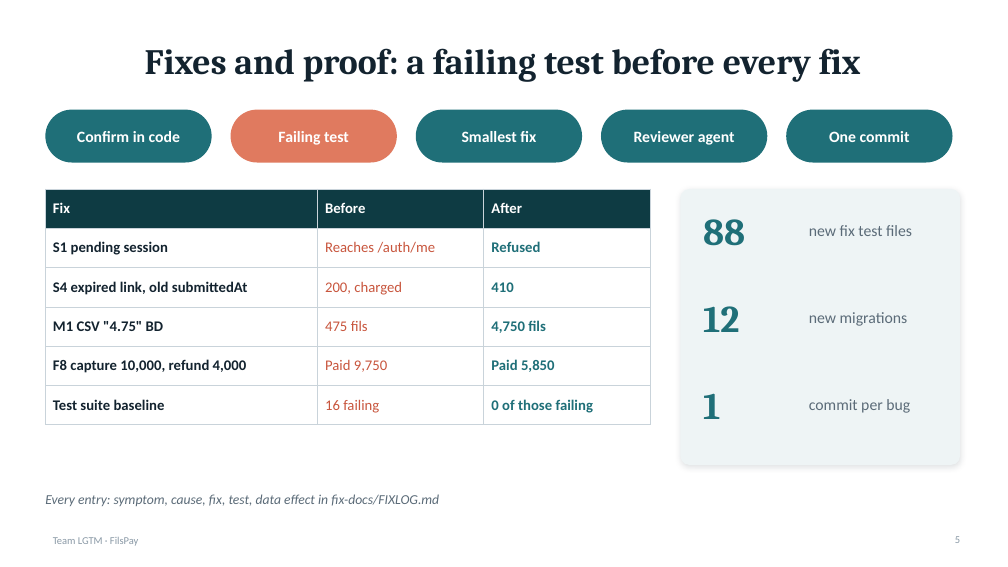
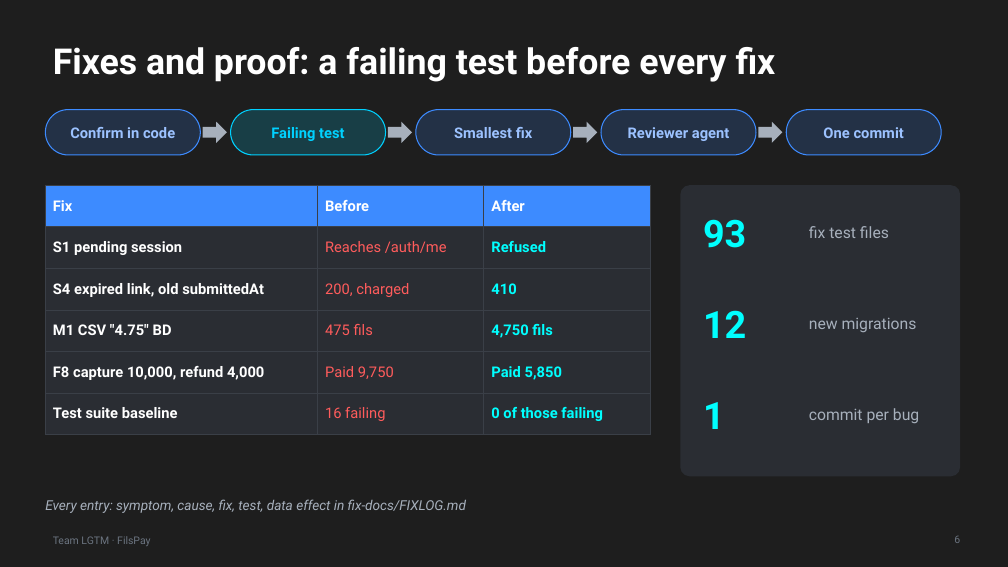
Before and after one commit to akheelnazim/fils-pay, a slide deck: slide 6 of submission/LGTM_FilsPay_Slides.pptx (slide 5 before the commit). Drawn at 1008x567 pixels with LibreOffice and Linux fonts; fonts in the diff are those of the drawing. Boxes give left, top, right and bottom in pixels: in the first picture for what was removed or moved away, otherwise in the second. Text is boxed around its words. In the diff, an @@ line names an element or a change of style, - is before the commit and + after.

```diff
--- a/submission/LGTM_FilsPay_Slides.pptx
+++ b/submission/LGTM_FilsPay_Slides.pptx
@@ background #FFFFFF to #1E1E1E @@
@@ title "Fixes and proof: a failing ..." at (53, 47, 776, 82): font Cambria to Roboto, text colour #13232F to #FFFFFF; alignment centre to left @@
@@ rounded rectangle: place and size @@
-rounded rectangle at (45, 110, 212, 163)
+rounded rectangle at (45, 110, 200, 155)
@@ text "Failing test" at (271, 127, 344, 141): size 15 to 14 pt, font Calibri to Roboto, text colour #FFFFFF to #00D1FF @@
@@ rounded rectangle: place and size @@
-rounded rectangle at (231, 110, 397, 163)
+rounded rectangle at (231, 110, 386, 155)
@@ rounded rectangle at (231, 110, 386, 155): fill #E07A5F to #00D1FF at 18% opacity; outline none to #00D1FF 1 pt @@
@@ rounded rectangle: place and size @@
-rounded rectangle at (416, 110, 582, 163)
+rounded rectangle at (416, 110, 571, 155)
@@ rounded rectangle: place and size @@
-rounded rectangle at (601, 110, 768, 163)
+rounded rectangle at (601, 110, 756, 155)
@@ size 15 to 14 pt, font Calibri to Roboto, text colour #FFFFFF to #9CC2FF in 4 elements at (454, 127, 532, 138), (70, 127, 175, 138), (628, 127, 729, 141), (823, 127, 904, 138) @@
@@ fill #1F6F78 to #3D8BFF at 18% opacity; outline none to #3D8BFF 1 pt in 4 elements at (45, 110, 200, 155), (416, 110, 571, 155), (601, 110, 756, 155), (786, 110, 941, 155) @@
@@ rounded rectangle: place and size @@
-rounded rectangle at (786, 110, 953, 163)
+rounded rectangle at (786, 110, 941, 155)
@@ right arrow added at (203, 122, 227, 143), fill #A7B0BC @@
@@ right arrow added at (388, 122, 412, 143), fill #A7B0BC @@
@@ right arrow added at (573, 122, 597, 143), fill #A7B0BC @@
@@ right arrow added at (758, 122, 783, 143), fill #A7B0BC @@
@@ table at (45, 185, 650, 425) @@
@@ fill #0E3B43 to #3D8BFF in row 1 @@
@@ fill none to #2A2D33 in 15 cells @@
@@ font Calibri to Roboto @@
@@ text colour #13232F to #FFFFFF in "S1 pending session", "S4 expired link, old submittedAt", "M1 CSV "4.75" BD", "F8 capture 10,000, refund 4,000" and 1 more places @@
@@ text colour #C8553D to #FF5C5C in "Reaches /auth/me", "200, charged", "475 fils", "Paid 9,750" and 1 more places @@
@@ text colour #1F6F78 to #00FFFF in "Refused", "410", "4,750 fils", "Paid 5,850" and 1 more places @@
@@ borders changed @@
@@ table: place and size @@
-table at (45, 189, 650, 417)
+table at (45, 185, 650, 425)
@@ rounded rectangle: place and size @@
-rounded rectangle at (681, 189, 960, 465)
+rounded rectangle at (681, 185, 960, 476)
@@ rounded rectangle at (681, 185, 960, 476): fill #EEF4F5 to #2A2D33; shadow off; proportions changed @@
@@ text at (703, 219, 746, 248): text changed; font Cambria to Roboto; text colour #1F6F78 to #00FFFF @@
-88
+93
@@ text at (809, 226, 889, 238): text changed; font Calibri to Roboto; text colour #5B6B78 to #A7B0BC @@
-new fix test files
+fix test files
@@ text "12" at (703, 310, 746, 338): font Cambria to Roboto, text colour #1F6F78 to #00FFFF @@
@@ text "1" at (703, 402, 725, 429): font Cambria to Roboto, text colour #1F6F78 to #00FFFF @@
@@ text "1": place and size @@
-text "1" at (703, 393, 720, 419)
+text "1" at (703, 402, 725, 429)
@@ font Calibri to Roboto, text colour #5B6B78 to #A7B0BC in 3 elements at (45, 499, 466, 513), (809, 318, 917, 332), (809, 408, 919, 423) @@
@@ text "commit per bug": place and size @@
-text "commit per bug" at (809, 399, 910, 413)
+text "commit per bug" at (809, 408, 919, 423)
@@ text "Team LGTM · FilsPay" at (53, 536, 150, 546): font Calibri to Roboto, text colour #8A99A6 to #6B7480 @@
@@ page number at (954, 536, 960, 543): text changed; font Calibri to Roboto; text colour #8A99A6 to #6B7480 @@
-5
+6
```
Also in this commit, not shown: 9 other slides changed, 5 slides added, 2 slides removed, 9 other files.
